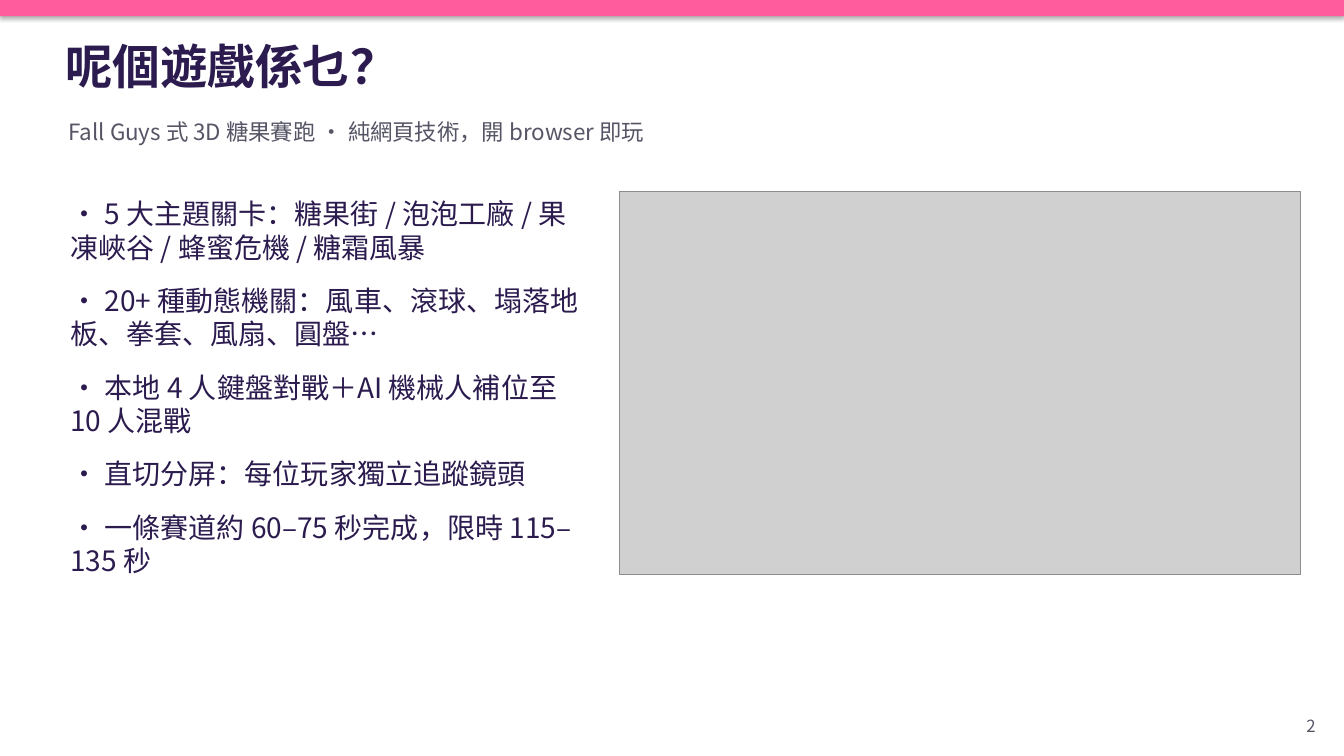
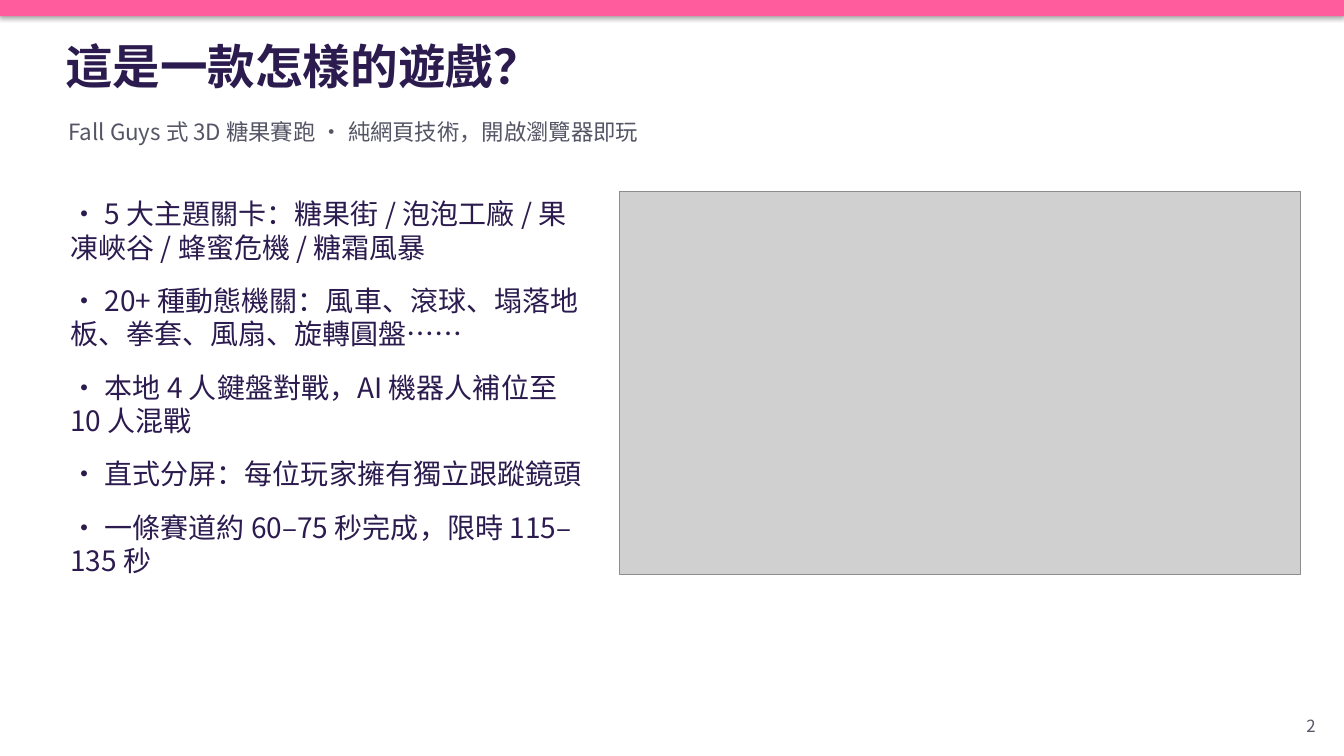
Before and after one commit to chengkaho98-svg/Mini3Dgame, a slide deck: slide 2 of 糖糖大亂鬥_AI開發Playbook.pptx. Drawn at 1344x756 pixels with LibreOffice and Linux fonts; fonts in the diff are those of the drawing; grey boxes stand for pictures. Boxes give left, top, right and bottom in pixels: in the first picture for what was removed or moved away, otherwise in the second. Text is boxed around its words. In the diff, an @@ line names an element or a change of style, - is before the commit and + after.

```diff
--- a/糖糖大亂鬥_AI開發Playbook.pptx
+++ b/糖糖大亂鬥_AI開發Playbook.pptx
@@ text at box(65, 43, 540, 89): text changed @@
-呢個遊戲係乜？
+這是一款怎樣的遊戲？
@@ text at box(68, 121, 638, 145): text changed @@
-Fall Guys 式 3D 糖果賽跑 · 純網頁技術，開 browser 即玩
+Fall Guys 式 3D 糖果賽跑 · 純網頁技術，開啟瀏覽器即玩
@@ text at box(70, 287, 582, 487): text changed @@
-• 20+ 種動態機關：風車、滾球、塌落地板、拳套、風扇、圓盤…
-• 本地 4 人鍵盤對戰＋AI 機械人補位至 10 人混戰
-• 直切分屏：每位玩家獨立追蹤鏡頭
+• 20+ 種動態機關：風車、滾球、塌落地板、拳套、風扇、旋轉圓盤……
+• 本地 4 人鍵盤對戰，AI 機器人補位至 10 人混戰
+• 直式分屏：每位玩家擁有獨立跟蹤鏡頭
```
Also in this commit, not shown: 13 other slides changed, 32 other files.
